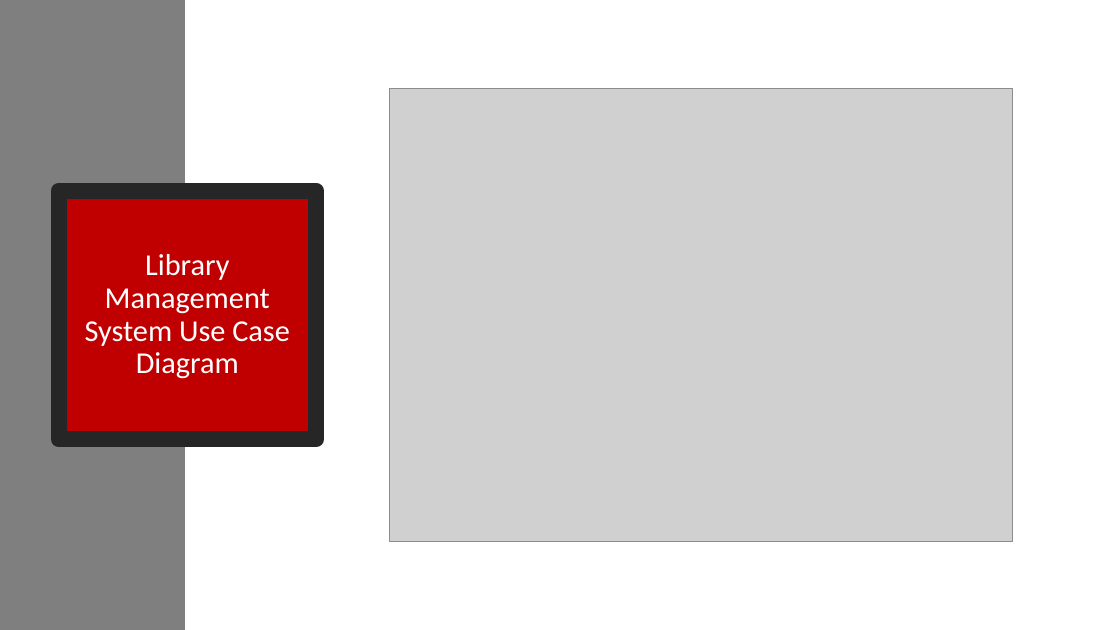
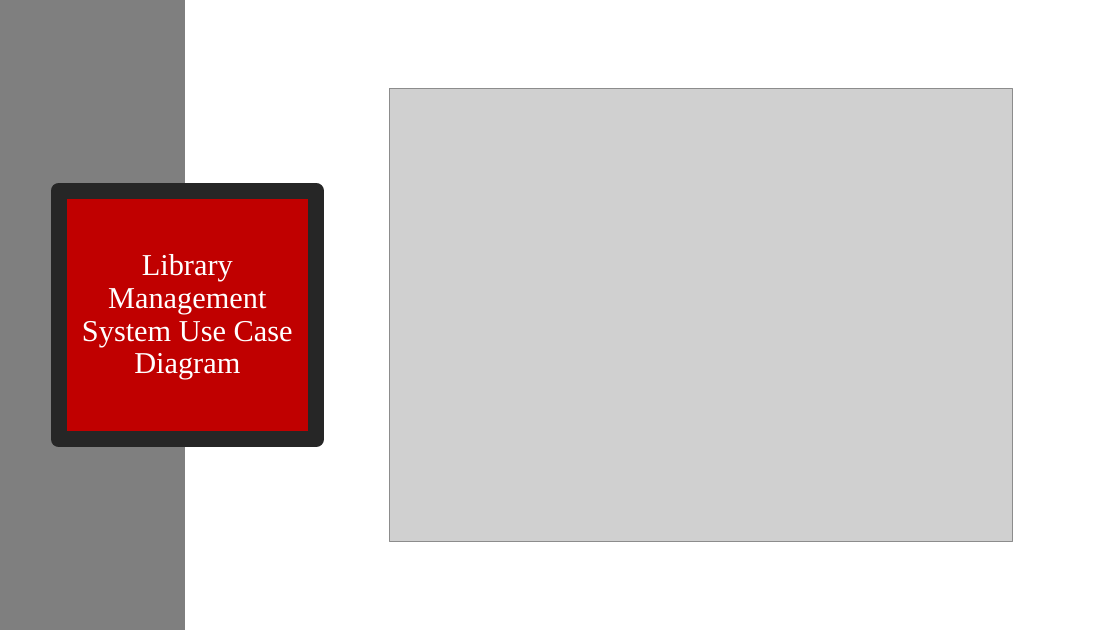
Before and after one commit to asdprojectlibrary/FrameworkLibraryProject, a slide deck: slide 4 of FinalLibraryFrameworkDesignDocument.pptx. Drawn at 1120x630 pixels with LibreOffice and Linux fonts; fonts in the diff are those of the drawing; grey boxes stand for pictures. Boxes give left, top, right and bottom in pixels: in the first picture for what was removed or moved away, otherwise in the second. Text is boxed around its words. In the diff, an @@ line names an element or a change of style, - is before the commit and + after.

Commit message:
document clean up, formatting

```diff
--- a/FinalLibraryFrameworkDesignDocument.pptx
+++ b/FinalLibraryFrameworkDesignDocument.pptx
@@ title "Library Management System Use Case ..." at box(59, 191, 316, 439): font Calibri to Times New Roman @@
```
Also in this commit, not shown: 12 other slides changed.
